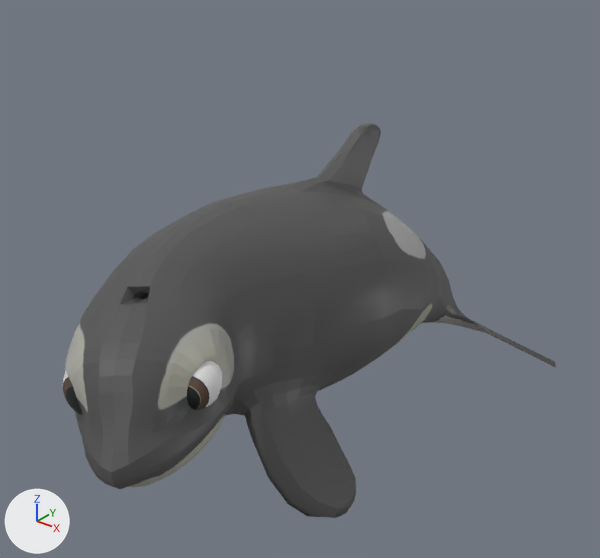
The FBX model FirstPersonWhale/Assets/Animation/scarlet_rock_point.fbx as it was, and as the next commit left it.
Camera for both pictures: a 50 mm camera at (1.81, -2.46, 1.8) aimed at (-0.09, -0.1, 0.33). The lights are fixed; the arrows at lower left show +X, +Y and +Z. Both versions are drawn at frame 23 of the action 'Take 001'; the numbers are the values there.

In view in the first picture: 'luna:left_eye_geo', 'luna:luna_geo', 'luna:right_eye_geo'.
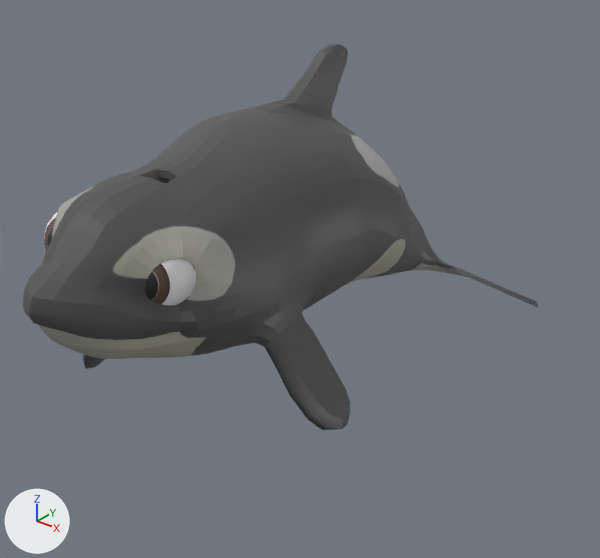
Where the change shows, as pixel boxes [x1, y1, x2, y2] in the pictures (600 x 558 px):
```json
{"object": "luna:luna_geo", "change": "posed", "before": [65, 123, 556, 518], "after": [23, 44, 538, 430]}
{"object": "luna:left_eye_geo", "change": "posed", "before": [187, 361, 222, 410], "after": [145, 258, 196, 306]}
{"object": "luna:right_eye_geo", "change": "posed", "before": [63, 371, 82, 415], "after": [44, 213, 57, 250]}
{"bone": "luna:center_root_bind_joint", "before": "(186, 327) to (186, 240)", "after": "(189, 254) to (192, 160)"}
{"bone": "luna:center_chest_bind_joint", "before": "(275, 288) to (295, 163)", "after": "(245, 215) to (257, 85)"}
{"bone": "luna:center_tail_1_bind_joint", "before": "(344, 276) to (362, 211)", "after": "(318, 203) to (341, 140)"}
{"bone": "luna:center_tail_2_bind_joint", "before": "(377, 281) to (393, 230)", "after": "(349, 223) to (367, 172)"}
{"bone": "luna:center_tail_3_bind_joint", "before": "(400, 288) to (415, 248)", "after": "(373, 236) to (387, 195)"}
{"bone": "luna:center_tail_4_bind_joint", "before": "(418, 297) to (432, 259)", "after": "(392, 246) to (404, 207)"}
{"bone": "luna:center_neck_bind_joint", "before": "(186, 327) to (177, 289)", "after": "(189, 254) to (199, 209)"}
{"bone": "luna:center_head_bind_joint", "before": "(165, 355) to (149, 291)", "after": "(161, 260) to (176, 186)"}
{"bone": "luna:right_eye_bind_joint", "before": "(98, 383) to (108, 409)", "after": "(82, 239) to (76, 272)"}
```

Edits to the scene script, one JSON object a line:
```json
{"block": "bone_luna_center_root_bind_joint", "where": "bone_luna_center_root_bind_joint = bpy.data.objects['Armature'].pose.bones['luna:center_root_bind_joint']  # child of 'luna:Luna_root_bind_joint'"}
{"op": "set", "path": "bone_luna_center_root_bind_joint.location", "old": "(0.1, 2.2, 0.0)", "new": "(2.9, 28.4, 1.6)"}
{"op": "set", "path": "bone_luna_center_root_bind_joint.rotation_quaternion", "old": "(0.999, 0.0, 0.0, -0.054)", "new": "(0.984, 0.023, 0.166, -0.058)", "note": "degrees (0, 0, -6) -> degrees (2, 19, -7)"}
{"block": "bone_luna_center_chest_bind_joint", "where": "bone_luna_center_chest_bind_joint = bpy.data.objects['Armature'].pose.bones['luna:center_chest_bind_joint']  # child of 'luna:center_root_bind_joint'"}
{"op": "set", "path": "bone_luna_center_chest_bind_joint.rotation_quaternion", "old": "(0.998, 0.0, 0.0, -0.068)", "new": "(0.986, -0.006, -0.163, -0.031)", "note": "degrees (0, 0, -8) -> degrees (0, -19, -4)"}
{"block": "bone_luna_center_tail_1_bind_joint", "where": "bone_luna_center_tail_1_bind_joint = bpy.data.objects['Armature'].pose.bones['luna:center_tail_1_bind_joint']  # child of 'luna:center_chest_bind_joint'"}
{"op": "set", "path": "bone_luna_center_tail_1_bind_joint.rotation_quaternion", "old": "(1.0, 0.0, 0.0, -0.016)", "new": "(0.991, -0.003, 0.002, -0.133)", "note": "degrees (0, 0, -2) -> degrees (0, 0, -15)"}
{"block": "bone_luna_center_tail_2_bind_joint", "where": "bone_luna_center_tail_2_bind_joint = bpy.data.objects['Armature'].pose.bones['luna:center_tail_2_bind_joint']  # child of 'luna:center_tail_1_bind_joint'"}
{"op": "set", "path": "bone_luna_center_tail_2_bind_joint.rotation_quaternion", "old": "(1.0, 0.0, 0.0, -0.012)", "new": "(0.999, 0.0, 0.0, 0.036)", "note": "degrees (0, 0, -1) -> degrees (0, 0, 4)"}
{"block": "bone_luna_center_tail_3_bind_joint", "where": "bone_luna_center_tail_3_bind_joint = bpy.data.objects['Armature'].pose.bones['luna:center_tail_3_bind_joint']  # child of 'luna:center_tail_2_bind_joint'"}
{"op": "set", "path": "bone_luna_center_tail_3_bind_joint.rotation_quaternion", "old": "(1.0, 0.0, 0.0, -0.026)", "new": "(1.0, 0.0, 0.0, 0.024)", "note": "degrees (0, 0, -3) -> degrees (0, 0, 3)"}
{"block": "bone_luna_center_tail_4_bind_joint", "where": "bone_luna_center_tail_4_bind_joint = bpy.data.objects['Armature'].pose.bones['luna:center_tail_4_bind_joint']  # child of 'luna:center_tail_3_bind_joint'"}
{"op": "set", "path": "bone_luna_center_tail_4_bind_joint.rotation_quaternion", "old": "(1.0, 0.0, 0.0, 0.026)", "new": "(0.998, 0.0, 0.0, 0.064)", "note": "degrees (0, 0, 3) -> degrees (0, 0, 7)"}
{"block": "bone_luna_center_neck_bind_joint", "where": "bone_luna_center_neck_bind_joint = bpy.data.objects['Armature'].pose.bones['luna:center_neck_bind_joint']  # child of 'luna:center_root_bind_joint'"}
{"op": "set", "path": "bone_luna_center_neck_bind_joint.rotation_quaternion", "old": "(0.978, -0.037, 0.157, 0.134)", "new": "(0.994, 0.053, -0.072, -0.067)", "note": "degrees (-2, 19, 15) -> degrees (7, -8, -8)"}
{"block": "bone_luna_center_head_bind_joint", "where": "bone_luna_center_head_bind_joint = bpy.data.objects['Armature'].pose.bones['luna:center_head_bind_joint']  # child of 'luna:center_neck_bind_joint'"}
{"op": "set", "path": "bone_luna_center_head_bind_joint.rotation_quaternion", "old": "(0.991, -0.008, 0.126, -0.034)", "new": "(0.999, 0.015, 0.02, 0.025)", "note": "degrees (-1, 14, -4) -> degrees (2, 2, 3)"}
{"block": "bone_luna_right_eye_bind_joint", "where": "bone_luna_right_eye_bind_joint = bpy.data.objects['Armature'].pose.bones['luna:right_eye_bind_joint']  # child of 'luna:right_eye_socket_bind_joint'"}
{"op": "set", "path": "bone_luna_right_eye_bind_joint.rotation_quaternion", "old": "(0.985, -0.007, 0.167, -0.042)", "new": "(1.0, 0.0, -0.018, 0.001)", "note": "degrees (-2, 19, -5) -> degrees (0, -2, 0)"}
```
